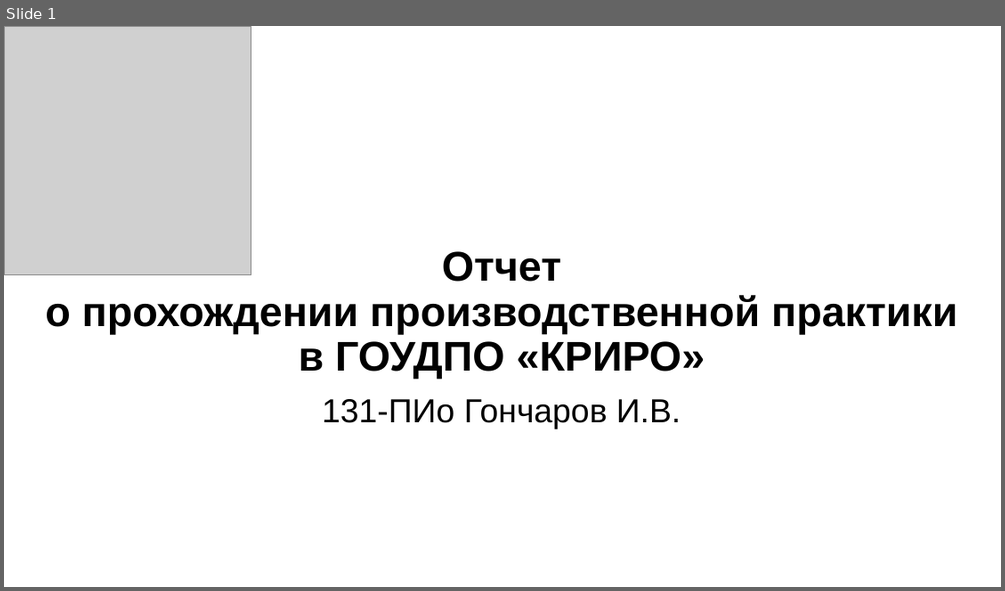
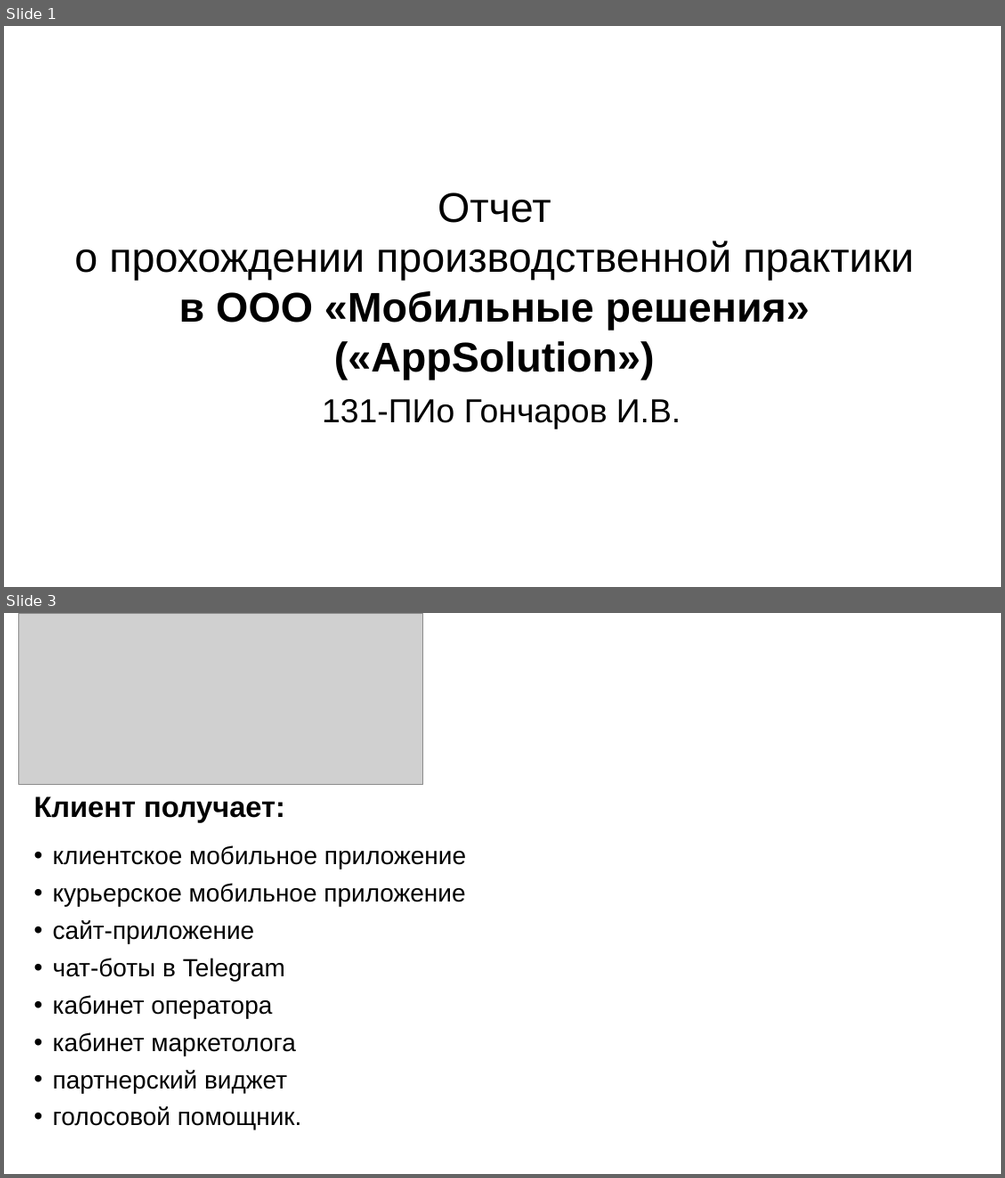
Before and after one commit to dsyt17/works, a slide deck: Отчет по практике/Отчет Гончаров.pptx. Shown one above the other, each under a label of ours: slide 1 before the commit, slides 1 and 3 after it; the slides between them are not shown. The pictures are 1005x591 and 1005x1178 pixels, drawn with LibreOffice and Linux fonts; fonts in the diff are those of the drawing; grey boxes stand for pictures. Boxes give left, top, right and bottom in pixels: in the first picture for what was removed or moved away, otherwise in the second. Text is boxed around its words. In the diff, an @@ line names an element or a change of style, - is before the commit and + after.

Commit message:
презентация с отчетом

```diff
--- a/Отчет по практике/Отчет Гончаров.pptx
+++ b/Отчет по практике/Отчет Гончаров.pptx
@@ slide 3 added at box(4, 613, 1001, 1174), background #FFFFFF @@
@@ picture added at box(19, 613, 423, 784) @@
@@ text added at box(34, 796, 285, 821), 28 pt, text #000000, bold @@
+Клиент получает:
@@ text added at box(53, 845, 466, 1130), 24 pt, text #000000 @@
+• клиентское мобильное приложение
+• курьерское мобильное приложение
+• сайт-приложение
+• чат-боты в Telegram
+• кабинет оператора
+• кабинет маркетолога
+• партнерский виджет
+• голосовой помощник.
@@ slide 1 changed as well @@
@@ picture removed at box(4, 26, 251, 275) @@
@@ title at box(74, 192, 914, 379): text changed; bold off @@
-Отчет
-о прохождении производственной практики
-в ГОУДПО «КРИРО»
+Отчет
+о прохождении производственной практики
+в ООО «Мобильные решения» («AppSolution»)
```
Also in this commit, not shown: 2 other slides changed, 7 other slides added, 7 slides removed.
